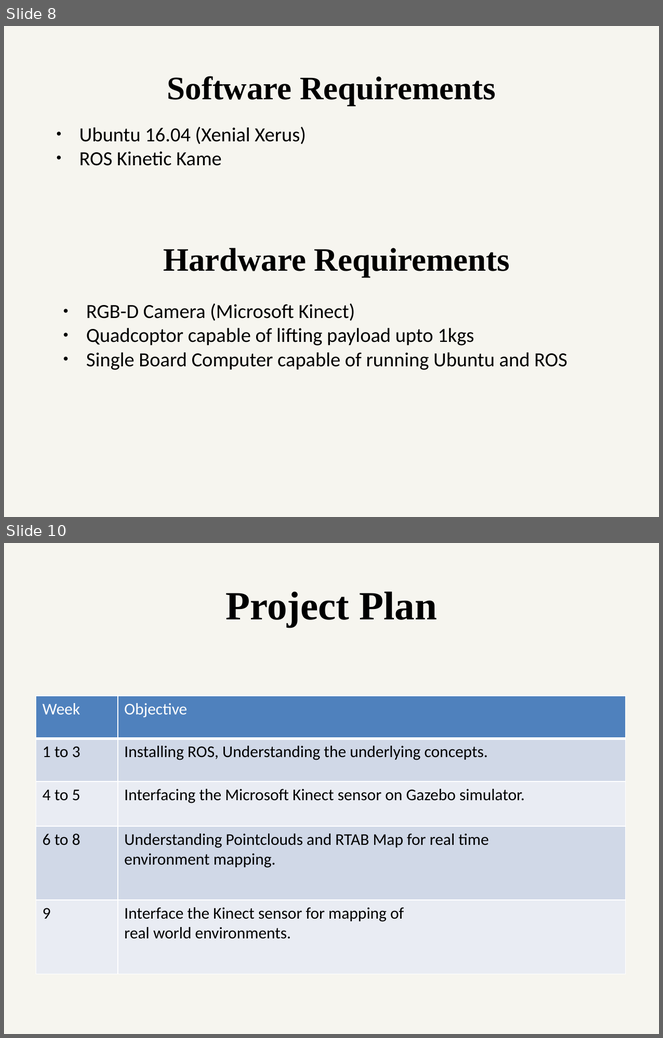
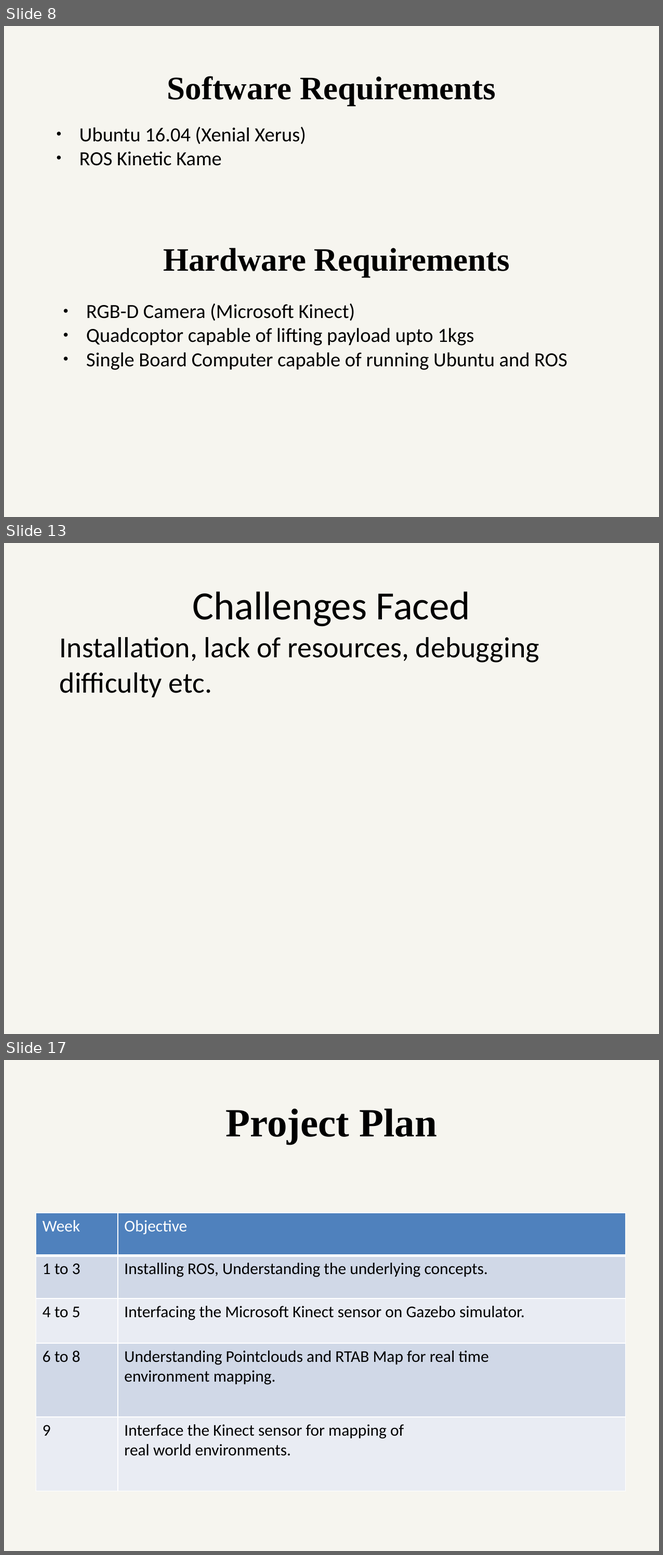
Before and after one commit to ETRX-Batch-2019/Robot-Development-using-ROS, a slide deck: Presentation/4-Aug/Robot-dev-using-ROS.pptx. Shown one above the other, each under a label of ours: slides 8 and 10 before the commit, slides 8, 13 and 17 after it; the slides between them are not shown. The pictures are 663x1038 and 663x1555 pixels, drawn with LibreOffice and Linux fonts; fonts in the diff are those of the drawing. Boxes give left, top, right and bottom in pixels: in the first picture for what was removed or moved away, otherwise in the second. Text is boxed around its words. In the diff, an @@ line names an element or a change of style, - is before the commit and + after.

```diff
--- a/Presentation/4-Aug/Robot-dev-using-ROS.pptx
+++ b/Presentation/4-Aug/Robot-dev-using-ROS.pptx
@@ slide 13 added at (x1=4, y1=543, x2=659, y2=1034), background #EEECE1 at 51% opacity @@
@@ text added at (x1=192, y1=591, x2=470, y2=627), 44 pt, text #000000 @@
+Challenges Faced
@@ text added at (x1=60, y1=637, x2=540, y2=697), 32 pt, text #000000 @@
+Installation, lack of resources, debugging difficulty etc.
@@ what was slide 10 is now slide 17 @@
```
Also in this commit, not shown: 1 slide changed, 6 other slides added.
